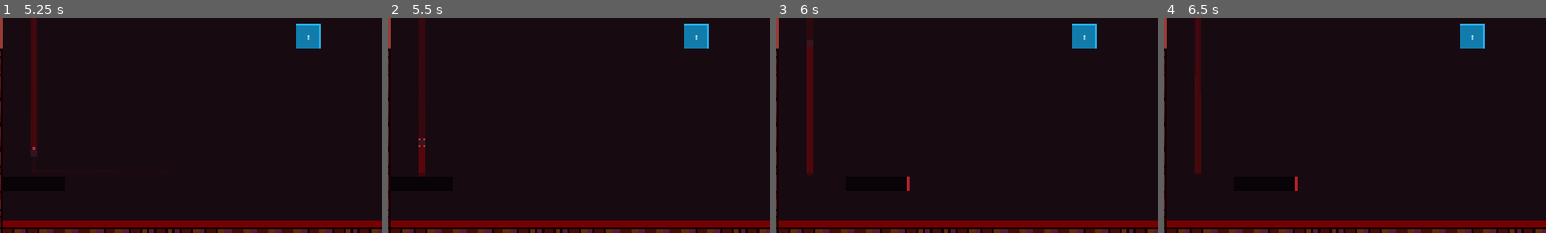
Above: before the commit, frames 1-4 (left to right).
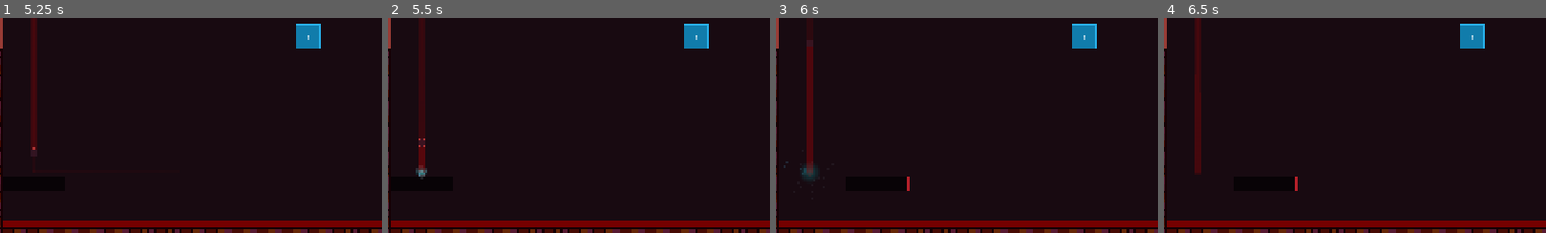
Above: after the commit, the same moments.

Repository: lostpoet999/escape_to_marty
Game: Godot game, scene res://scenes_and_scripts/ui_main_menu/main_menu.tscn
The game is run twice, just before and just after one commit, with the same random seed, the same clock (stepped at 60 frames per second) and the same inputs.
Inputs (mouse positions are % of the whole screen's width and height, from its top left):
- Up to frame 1 (5.25 s): click "Start" at 0.5 s; tap Enter at 1.25, 2.75, 4.25 s; move the mouse to (98, 47) at 1.27 s; hold Tab (click_mode_toggle) 1.28-2.03 s; click (98, 47) at 1.42 s; tap Space at 2, 3.5, 5 s; move the mouse to (45, 50) at 2.02 s; click (45, 50) at 2.1 s; move the mouse to (52, 48) at 2.77 s; hold Tab (click_mode_toggle) 2.78-3.53 s; click (52, 48) at 2.92 s; move the mouse to (98, 47) at 3.52 s; click (98, 47) at 3.6 s; move the mouse to (57, 98) at 4.27 s; hold Tab (click_mode_toggle) 4.28-5.03 s; click (57, 98) at 4.42 s; move the mouse to (42, 49) at 5.02 s; click (42, 49) at 5.1 s
- Up to frame 2 (5.5 s): no input
- Up to frame 3 (6 s): move the mouse to (51, 50) at 5.77 s; hold Tab (click_mode_toggle) from 5.78 s (still down); click (51, 50) at 5.92 s
- Up to frame 4 (6.5 s): keep holding Tab (click_mode_toggle)
The pictures show only the part of the screen within x 16-66%, y 46-96%; the shares and areas given below are measured in that part.

Frame 1 is identical in both runs. In frame 2, 0.1% of the frame differs, in the area x 7-11%, y 69-76%; in frame 3, 0.2%, in the area x 2-11%, y 66-76%; in frame 4, nothing differs.

Commit message:
add impact flash to ball bounce fx

Diff:
--- a/scenes_and_scripts/powerups_and_effects/ball_effects/bounce_effects/bounce_brick_particles.tscn
+++ b/scenes_and_scripts/powerups_and_effects/ball_effects/bounce_effects/bounce_brick_particles.tscn
@@ -3,7 +3,7 @@
 [ext_resource type="Script" uid="uid://dkgixai172xy8" path="res://scenes_and_scripts/powerups_and_effects/ball_effects/bounce_effects/bounce_particle_cleanup.gd" id="1_jm7an"]
 
 [sub_resource type="Gradient" id="Gradient_jjk1v"]
-colors = PackedColorArray(0, 0.5833335, 1, 0.38039216, 1, 1, 1, 0)
+colors = PackedColorArray(1, 1, 1, 1, 1, 1, 1, 0)
 
 [sub_resource type="GradientTexture2D" id="GradientTexture2D_jm7an"]
 gradient = SubResource("Gradient_jjk1v")
@@ -16,10 +16,23 @@
 [sub_resource type="Gradient" id="Gradient_k56j3"]
 colors = PackedColorArray(1, 1, 1, 1, 1, 1, 1, 0)
 
+[sub_resource type="Gradient" id="Gradient_jm7an"]
+colors = PackedColorArray(1, 1, 1, 1, 1, 1, 1, 0)
+
+[sub_resource type="GradientTexture2D" id="GradientTexture2D_k56j3"]
+gradient = SubResource("Gradient_jm7an")
+fill = 1
+fill_from = Vector2(0.5, 0.5)
+fill_to = Vector2(1, 0.5)
+
+[sub_resource type="Curve" id="Curve_yxxal"]
+_data = [Vector2(0, 0), 0.0, 0.0, 0, 0, Vector2(0.24932978, 0.79645103), 0.0, 0.0, 0, 0, Vector2(1, 1), 0.0, 0.0, 0, 0]
+point_count = 3
+
 [node name="BounceBrickParticles" type="Node2D" unique_id=908965456]
 script = ExtResource("1_jm7an")
 
-[node name="CPUParticles2D" type="CPUParticles2D" parent="." unique_id=126513465]
+[node name="sparks" type="CPUParticles2D" parent="." unique_id=126513465]
 amount = 64
 texture = SubResource("GradientTexture2D_jm7an")
 explosiveness = 1.0
@@ -28,3 +41,12 @@
 initial_velocity_min = 10.0
 initial_velocity_max = 100.0
 color_ramp = SubResource("Gradient_k56j3")
+
+[node name="puff" type="CPUParticles2D" parent="." unique_id=832937311]
+amount = 1
+texture = SubResource("GradientTexture2D_k56j3")
+explosiveness = 1.0
+spread = 180.0
+gravity = Vector2(0, 0)
+scale_amount_curve = SubResource("Curve_yxxal")
+color_ramp = SubResource("Gradient_k56j3")
--- a/scenes_and_scripts/powerups_and_effects/ball_effects/bounce_effects/bounce_paddle_particles.tscn
+++ b/scenes_and_scripts/powerups_and_effects/ball_effects/bounce_effects/bounce_paddle_particles.tscn
@@ -3,7 +3,7 @@
 [ext_resource type="Script" uid="uid://dkgixai172xy8" path="res://scenes_and_scripts/powerups_and_effects/ball_effects/bounce_effects/bounce_particle_cleanup.gd" id="1_pv0p5"]
 
 [sub_resource type="Gradient" id="Gradient_jjk1v"]
-colors = PackedColorArray(0, 0.6833334, 1, 0.38039216, 1, 1, 1, 0)
+colors = PackedColorArray(0, 0.6833334, 1, 0.5921569, 1, 1, 1, 0)
 
 [sub_resource type="GradientTexture2D" id="GradientTexture2D_jm7an"]
 gradient = SubResource("Gradient_jjk1v")
@@ -16,11 +16,26 @@
 [sub_resource type="Gradient" id="Gradient_k56j3"]
 colors = PackedColorArray(1, 1, 1, 1, 1, 1, 1, 0)
 
-[node name="BounceBrickParticles" type="Node2D" unique_id=908965456]
+[sub_resource type="Gradient" id="Gradient_pv0p5"]
+colors = PackedColorArray(1, 1, 1, 1, 1, 1, 1, 0)
+
+[sub_resource type="GradientTexture2D" id="GradientTexture2D_unowl"]
+gradient = SubResource("Gradient_pv0p5")
+fill = 1
+fill_from = Vector2(0.5, 0.5)
+fill_to = Vector2(1, 0.5)
+
+[sub_resource type="Curve" id="Curve_ccdkk"]
+_data = [Vector2(0, 0), 0.0, 0.0, 0, 0, Vector2(0.24932978, 0.79645103), 0.0, 0.0, 0, 0, Vector2(1, 1), 0.0, 0.0, 0, 0]
+point_count = 3
+
+[sub_resource type="Gradient" id="Gradient_fqmrq"]
+colors = PackedColorArray(1, 1, 1, 1, 1, 1, 1, 0)
+
+[node name="BouncePaddleParticles" type="Node2D" unique_id=908965456]
 script = ExtResource("1_pv0p5")
 
-[node name="CPUParticles2D" type="CPUParticles2D" parent="." unique_id=126513465]
-emitting = false
+[node name="sparks" type="CPUParticles2D" parent="." unique_id=126513465]
 amount = 64
 texture = SubResource("GradientTexture2D_jm7an")
 explosiveness = 1.0
@@ -29,3 +44,13 @@
 initial_velocity_min = 10.0
 initial_velocity_max = 100.0
 color_ramp = SubResource("Gradient_k56j3")
+
+[node name="puff" type="CPUParticles2D" parent="." unique_id=236103822]
+amount = 1
+texture = SubResource("GradientTexture2D_unowl")
+explosiveness = 1.0
+spread = 180.0
+gravity = Vector2(0, 0)
+scale_amount_curve = SubResource("Curve_ccdkk")
+color = Color(0, 0.7156195, 0.7156193, 1)
+color_ramp = SubResource("Gradient_fqmrq")
--- a/scenes_and_scripts/powerups_and_effects/ball_effects/bounce_effects/bounce_wall_particles.tscn
+++ b/scenes_and_scripts/powerups_and_effects/ball_effects/bounce_effects/bounce_wall_particles.tscn
@@ -3,7 +3,7 @@
 [ext_resource type="Script" uid="uid://dkgixai172xy8" path="res://scenes_and_scripts/powerups_and_effects/ball_effects/bounce_effects/bounce_particle_cleanup.gd" id="1_7aenb"]
 
 [sub_resource type="Gradient" id="Gradient_jjk1v"]
-colors = PackedColorArray(0.77, 0, 0, 0.38039216, 1, 1, 1, 0)
+colors = PackedColorArray(1, 0, 0, 0.47058824, 1, 1, 1, 0)
 
 [sub_resource type="GradientTexture2D" id="GradientTexture2D_jm7an"]
 gradient = SubResource("Gradient_jjk1v")
@@ -16,10 +16,26 @@
 [sub_resource type="Gradient" id="Gradient_k56j3"]
 colors = PackedColorArray(1, 1, 1, 1, 1, 1, 1, 0)
 
-[node name="BounceBrickParticles" type="Node2D" unique_id=908965456]
+[sub_resource type="Gradient" id="Gradient_jm7an"]
+colors = PackedColorArray(1, 1, 1, 1, 1, 1, 1, 0)
+
+[sub_resource type="GradientTexture2D" id="GradientTexture2D_7aenb"]
+gradient = SubResource("Gradient_jm7an")
+fill = 1
+fill_from = Vector2(0.5, 0.5)
+fill_to = Vector2(1, 0.5)
+
+[sub_resource type="Curve" id="Curve_7770m"]
+_data = [Vector2(0, 0), 0.0, 0.0, 0, 0, Vector2(0.24932978, 0.79645103), 0.0, 0.0, 0, 0, Vector2(1, 1), 0.0, 0.0, 0, 0]
+point_count = 3
+
+[sub_resource type="Gradient" id="Gradient_qe810"]
+colors = PackedColorArray(1, 1, 1, 1, 1, 1, 1, 0)
+
+[node name="BounceWallParticles" type="Node2D" unique_id=908965456]
 script = ExtResource("1_7aenb")
 
-[node name="CPUParticles2D" type="CPUParticles2D" parent="." unique_id=126513465]
+[node name="sparks" type="CPUParticles2D" parent="." unique_id=126513465]
 amount = 64
 texture = SubResource("GradientTexture2D_jm7an")
 explosiveness = 1.0
@@ -28,3 +44,13 @@
 initial_velocity_min = 10.0
 initial_velocity_max = 100.0
 color_ramp = SubResource("Gradient_k56j3")
+
+[node name="puff" type="CPUParticles2D" parent="." unique_id=889163796]
+amount = 1
+texture = SubResource("GradientTexture2D_7aenb")
+explosiveness = 1.0
+spread = 180.0
+gravity = Vector2(0, 0)
+scale_amount_curve = SubResource("Curve_7770m")
+color = Color(1, 0, 0, 1)
+color_ramp = SubResource("Gradient_qe810")
